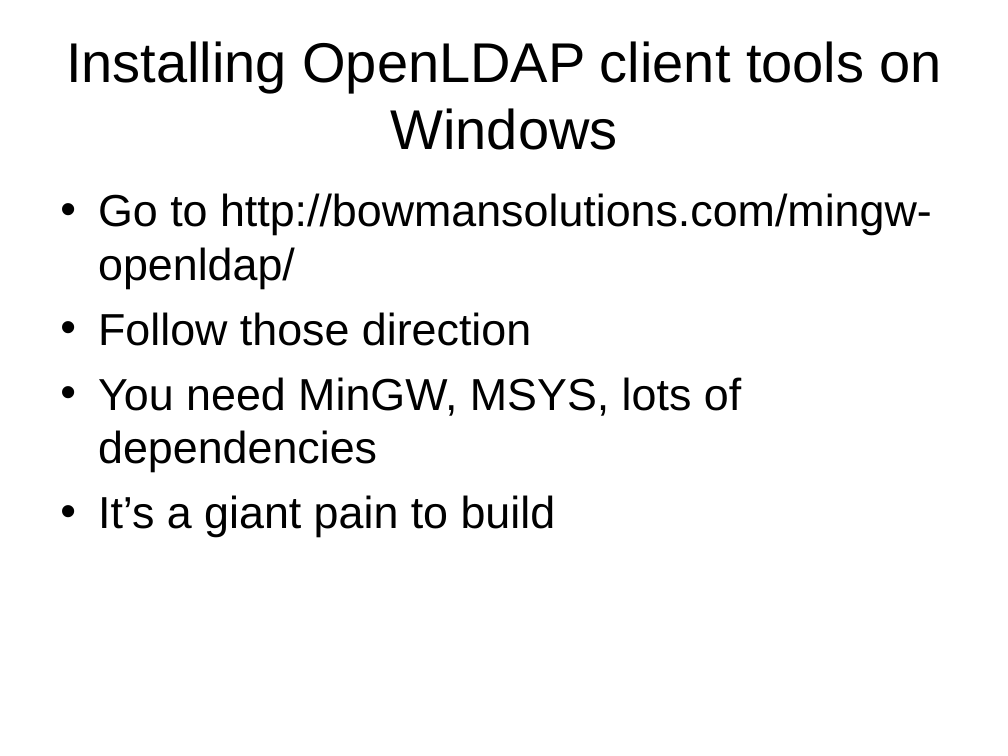
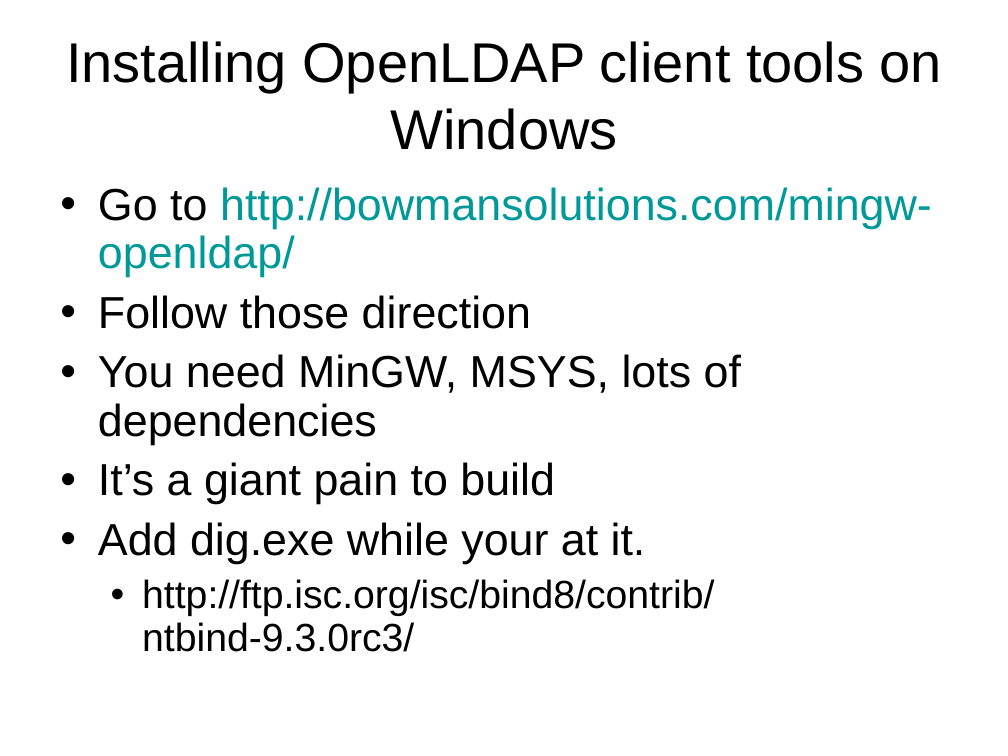
Before and after one commit to LIPHP/LDAP-Talk, a slide deck: slide 17 of Docs/LIPHP-Using LDAP with PHP.ppt (slide 18 before the commit). Drawn at 1008x756 pixels with LibreOffice and Linux fonts; fonts in the diff are those of the drawing. Boxes give left, top, right and bottom in pixels: in the first picture for what was removed or moved away, otherwise in the second. Text is boxed around its words. In the diff, an @@ line names an element or a change of style, - is before the commit and + after.

```diff
--- a/Docs/LIPHP-Using LDAP with PHP.ppt
+++ b/Docs/LIPHP-Using LDAP with PHP.ppt
@@ text at (98, 187, 932, 504): text colour #000000 to #009999 in "http://bowmansolutions.com/mingw-openldap/"; indent changed; line spacing 1 to 0.9 @@
@@ text at (98, 522, 714, 652): paragraphs added @@
+• Add dig.exe while your at it.
+  • http://ftp.isc.org/isc/bind8/contrib/ntbind-9.3.0rc3/
```
Also in this commit, not shown: 14 other slides changed, 3 slides added, 2 slides removed.
